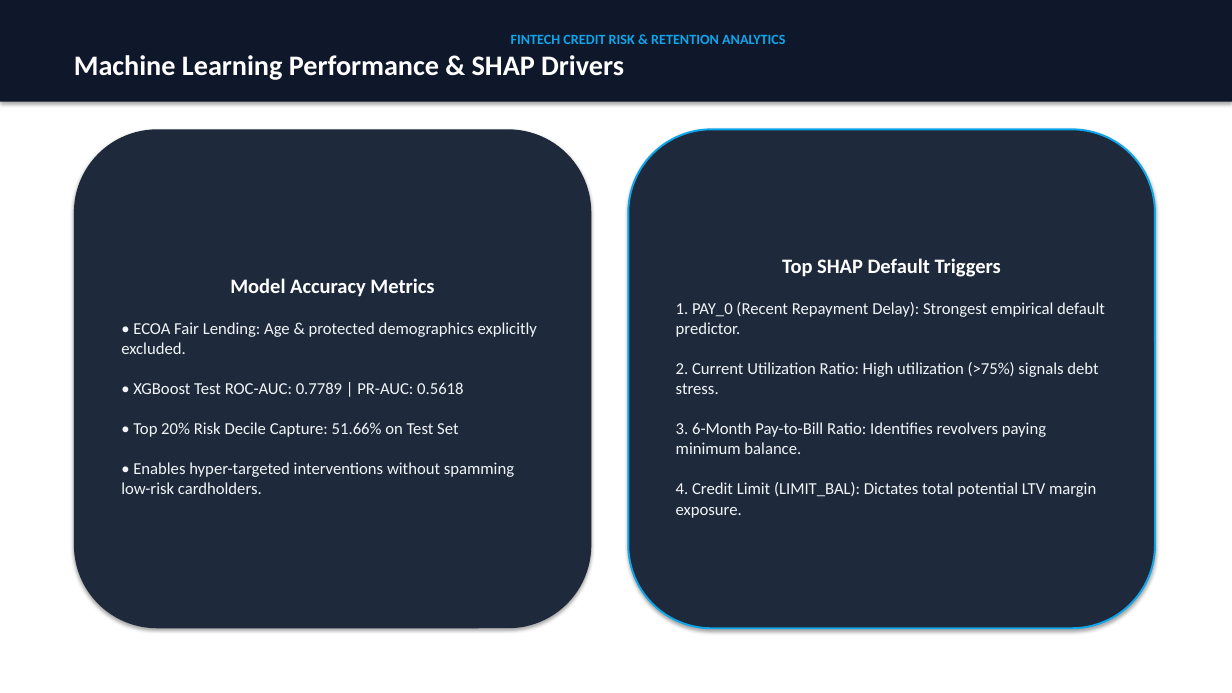
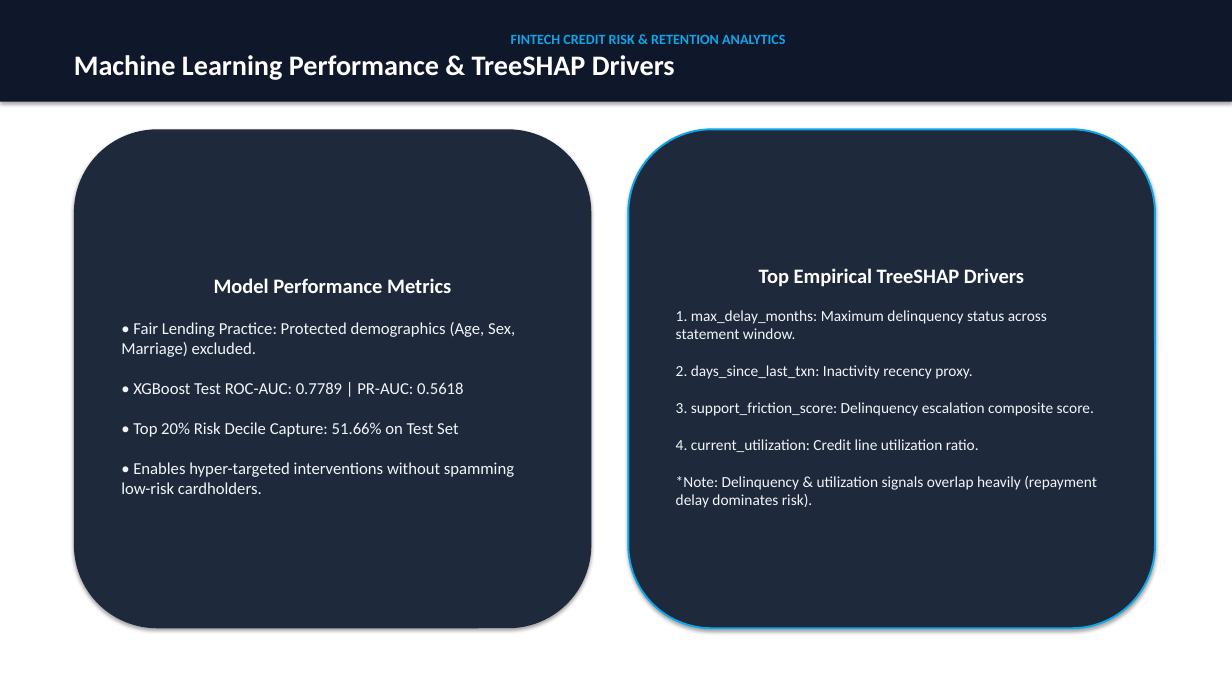
Before and after one commit to PriyankaHichkad/Fintech-Customer-Churn-Analytics, a slide deck: slide 4 of exports/FinTech_Churn_Retention_Strategy.pptx. Drawn at 1232x693 pixels with LibreOffice and Linux fonts; fonts in the diff are those of the drawing. Boxes give left, top, right and bottom in pixels: in the first picture for what was removed or moved away, otherwise in the second. Text is boxed around its words. In the diff, an @@ line names an element or a change of style, - is before the commit and + after.

Commit message:
Fix TreeSHAP

```diff
--- a/exports/FinTech_Churn_Retention_Strategy.pptx
+++ b/exports/FinTech_Churn_Retention_Strategy.pptx
@@ text in rectangle at (74,55,675,80): text changed @@
-Machine Learning Performance & SHAP Drivers
+Machine Learning Performance & TreeSHAP Drivers
@@ text in rounded rectangle at (676,268,1097,508): text changed; size 13 to 12 pt @@
-Top SHAP Default Triggers
-1. PAY_0 (Recent Repayment Delay): Strongest empirical default predictor.
-2. Current Utilization Ratio: High utilization (>75%) signals debt stress.
-3. 6-Month Pay-to-Bill Ratio: Identifies revolvers paying minimum balance.
-4. Credit Limit (LIMIT_BAL): Dictates total potential LTV margin exposure.
+Top Empirical TreeSHAP Drivers
+1. max_delay_months: Maximum delinquency status across statement window.
+2. days_since_last_txn: Inactivity recency proxy.
+3. support_friction_score: Delinquency escalation composite score.
+4. current_utilization: Credit line utilization ratio.
+*Note: Delinquency & utilization signals overlap heavily (repayment delay dominates risk).
@@ text in rounded rectangle at (121,278,515,494): text changed @@
-Model Accuracy Metrics
-• ECOA Fair Lending: Age & protected demographics explicitly excluded.
-• XGBoost Test ROC-AUC: 0.7789 | PR-AUC: 0.5618
-• Top 20% Risk Decile Capture: 51.66% on Test Set
-• Enables hyper-targeted interventions without spamming low-risk cardholders.
+Model Performance Metrics
+• Fair Lending Practice: Protected demographics (Age, Sex, Marriage) excluded.
+• XGBoost Test ROC-AUC: 0.7789 | PR-AUC: 0.5618
+• Top 20% Risk Decile Capture: 51.66% on Test Set
+• Enables hyper-targeted interventions without spamming low-risk cardholders.
```
Also in this commit, not shown: 5 other slides changed, 5 other files.
